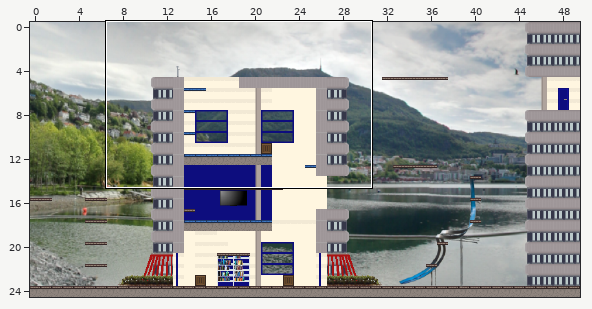
An edit to a level. Tiled map, assets/maps/map5.tmx. The picture above shows the old version from afar; the outline marks the close-up.
Close-up. Old version:
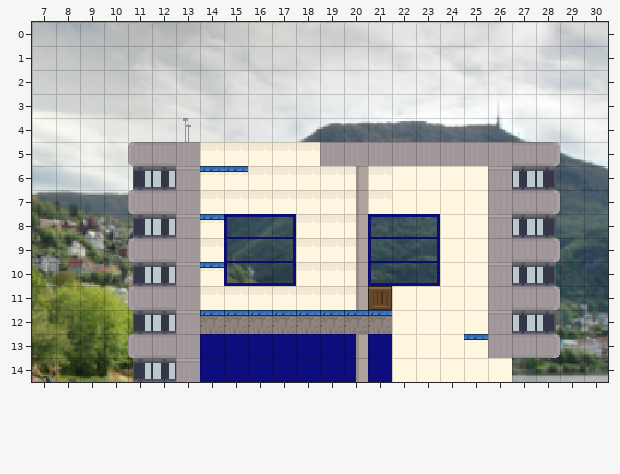
Cells are 16x16 px. Shown: x 7..30, y 0..14.
Now the later version:
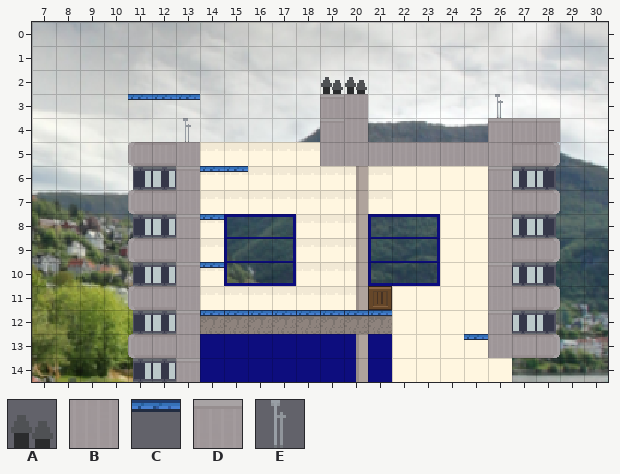
Key: from "hoytek": A 14, B 17, C 20, D 36, E 37.
_ is an empty cell, . an unchanged one.
Change:
--- layer "platforms"
@@ x 11..28 @@
- 3 ___.....__........
- 4 ........__.....___
+ 3 CCC.....DB........
+ 4 ........DB.....DDD
--- layer "foreground"
@@ x 19..26 @@
- 2 __......
- 3 ......._
+ 2 AA......
+ 3 .......E
Where, in picture pixels (left, top, right, bottom), the same in both close-ups:
added: (320, 77, 368, 142)
added: (128, 94, 200, 100)
added: (488, 94, 560, 142)
